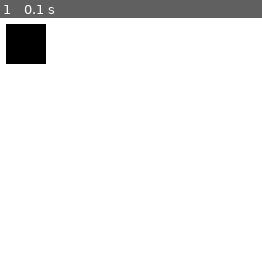
Above: before the commit, frame 1.
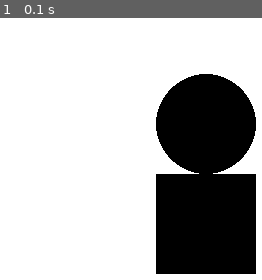
Above: after the commit, the same moment.

Repository: rekapap/RPG-pyGame
Game: pygame game, started from pyGame.py
Same seed, same stepped clock (60 frames per second), same inputs: the game is played once before the commit and once after it.
Inputs:
- Up to frame 1 (0.1 s): no input

The runs differ from the first frame. In frame 1, 28% of the frame differs, in the area x 2-98%, y 2-98%.

Commit message:
adds black rectangle and circle

Diff:
--- a/pyGame.py
+++ b/pyGame.py
@@ -73,7 +73,8 @@
                     is_game_over = True
                 print(event)
 
-            pygame.draw.rect(game_screen, BLACK_COLOR, pygame.Rect(200, 200, 40, 40))
+            pygame.draw.rect(game_screen, BLACK_COLOR, [350, 350, 100, 100])
+            pygame.draw.circle(game_screen, BLACK_COLOR, (400, 300), 50)
 
             # Update all game graphics
             pygame.display.update()
